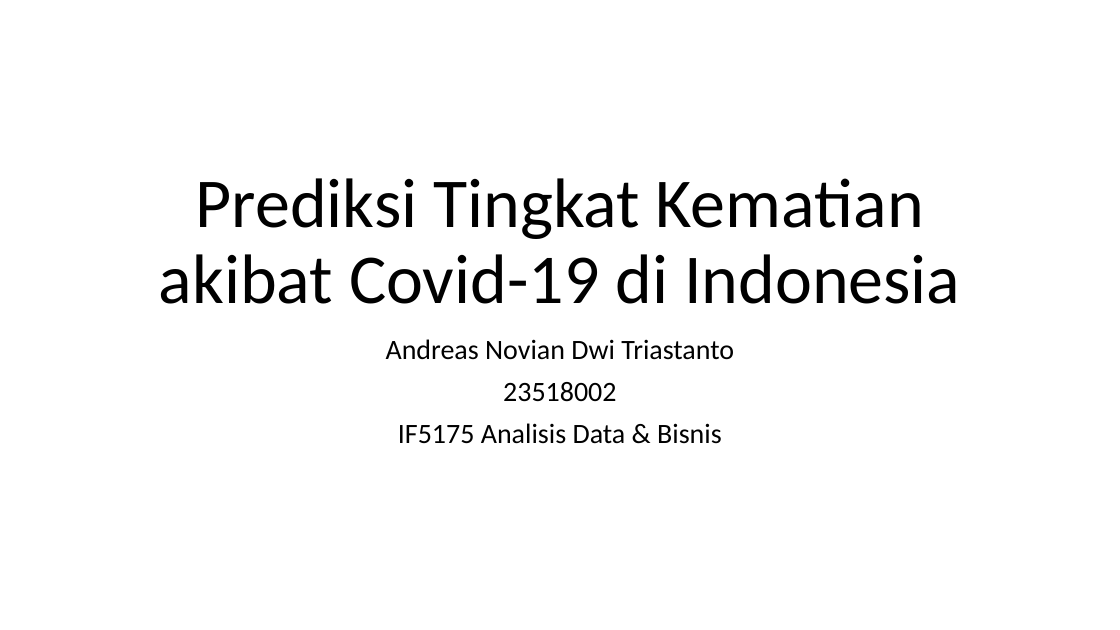
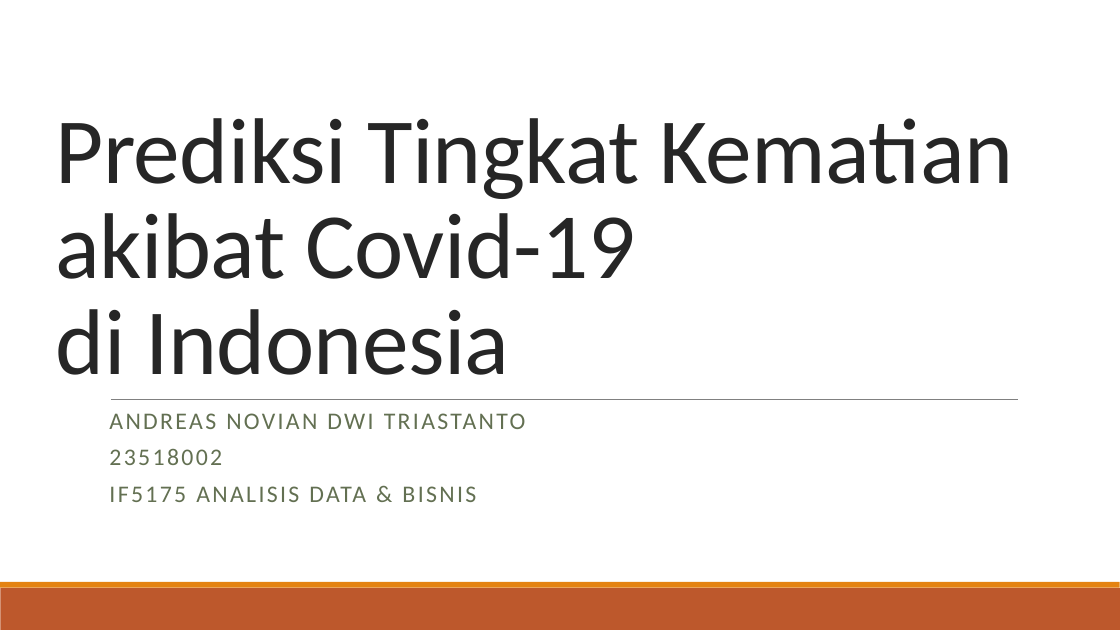
Before and after one commit to andreasnovian/IF5175-ADB-Covid19, a slide deck: slide 1 of PPT-ADB-23518002-Predicting Covid19 death cases in Indonesia.pptx. Drawn at 1120x630 pixels with LibreOffice and Linux fonts; fonts in the diff are those of the drawing. Boxes give left, top, right and bottom in pixels: in the first picture for what was removed or moved away, otherwise in the second. Text is boxed around its words. In the diff, an @@ line names an element or a change of style, - is before the commit and + after.

```diff
--- a/PPT-ADB-23518002-Predicting Covid19 death cases in Indonesia.pptx
+++ b/PPT-ADB-23518002-Predicting Covid19 death cases in Indonesia.pptx
@@ title "Prediksi Tingkat Kematian akibat Covid-19 ...": place and size @@
-title "Prediksi Tingkat Kematian akibat Covid-19 ..." at [159,178,960,304]
+title "Prediksi Tingkat Kematian akibat Covid-19 ..." at [56,118,1013,375]
@@ title "Prediksi Tingkat Kematian akibat Covid-19 ..." at [56,118,1013,375]: size 60 to 80 pt, text colour #000000 to #262626, letter spacing 0 to -0.5 pt; alignment centre to left; line spacing 0.9 to 0.85 @@
@@ subtitle "ANDREAS NOVIAN DWI TRIASTANTO": place and size @@
-subtitle "ANDREAS NOVIAN DWI TRIASTANTO" at [386,339,734,444]
+subtitle "ANDREAS NOVIAN DWI TRIASTANTO" at [109,413,526,502]
@@ subtitle at [109,413,526,429]: text changed; size 24 to 20.4 pt; text colour #000000 to #637052 @@
-Andreas Novian Dwi Triastanto
+ANDREAS NOVIAN DWI TRIASTANTO
@@ line added from (111, 399) to (1018, 399), #808080 0.5 pt @@
@@ subtitle at [109,449,222,465]: size 24 to 20.4 pt, text colour #000000 to #637052, letter spacing 0 to 2 pt in "23518002"; alignment centre to left; line spacing 0.9 to 0.7; more space between paragraphs @@
@@ subtitle at [109,486,366,502]: text changed; size 24 to 20.4 pt; text colour #000000 to #637052 @@
-IF5175 Analisis Data & Bisnis
+IF5175 ANALISIS DATA & BISNIS
@@ rectangle added at [0,588,1120,630], fill #BD582C @@
@@ rectangle added at [0,582,1120,588], fill #E48312 @@
```
Also in this commit, not shown: 10 other slides changed, 3 slides added, 1 slide removed, 1 other file.
